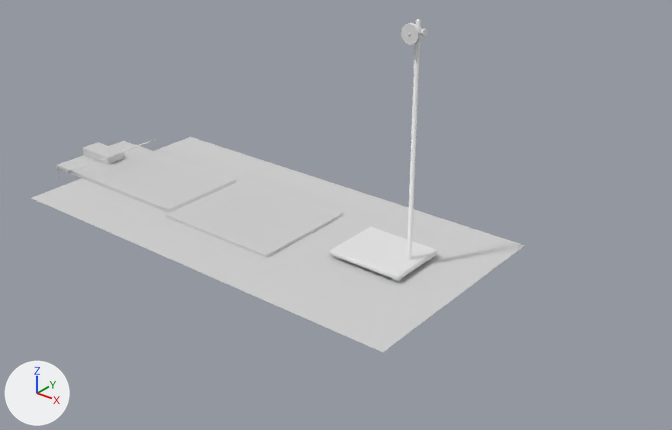
The COLLADA model models/ph-mpd-fcm/prod/ph-mpd-fcm.dae: old version first, new version second.
Rendered twice from a 50 mm camera at (25.3, -26.7, 18.0) aimed at (3.9, 0.1, 1.4). Lighting does not change. The marker at lower left points along +X, +Y and +Z. Where no turn or scale is listed for an object, it has been applied to the vertices.

Objects in the first picture: 'slopingSurface', 'slopingSurfaceFixture', 'support', 'tableTop'.
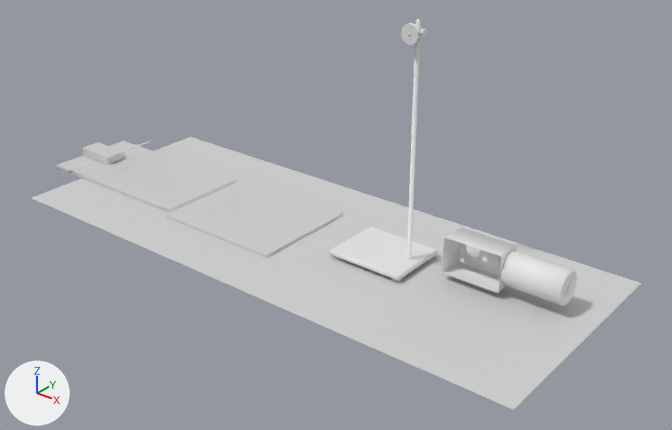
What changed in the scene script:
```text
Change me_plane:
    where me_plane.from_pydata(...)  # 4 vertices, 2 faces; spans x -10.0..10.0, y -5.0..5.0, z 0.0
    used by ob_tabletop; location = (0.0, 0.0, 0.0)
    me_plane part 1
    me_plane.vertices[1].co: (10.0, -5.0, 0.0) -> (15.0, -5.0, 0.0)  # pixel (382, 352) -> pixel (513, 409)
    me_plane.vertices[3].co: (10.0, 5.0, 0.0) -> (15.0, 5.0, 0.0)  # pixel (525, 245) -> pixel (641, 283)
Add me_cube_003:
    me_cube_003.from_pydata(...)  # 102 vertices, 126 faces; spans x -1.23..1.23, y -0.63..0.49, z -0.77..0.77
Add me_cylinder_003:
    me_cylinder_003.from_pydata(...)  # 144 vertices, 284 faces; spans x -1.32..1.18, y -0.66..0.66, z -0.66..0.66
Add ob_cube:
    ob_cube = bpy.data.objects.new('Cube', me_cube_003)
    ob_cube.location = (10.09, 1.06, 1.07)
Add ob_cylinder:
    ob_cylinder = bpy.data.objects.new('Cylinder', me_cylinder_003)
    ob_cylinder.location = (12.65, 1.13, 1.07)
```

Pixel boxes (x1, y1, x2, y2) of what changed, in the pictures (672 x 430 px):
'tableTop', reshaped (23% wider, 27% taller): before (32, 137, 525, 352); after (32, 137, 641, 410)
'Cube', added: after (442, 228, 516, 293)
'Cylinder', added: after (501, 251, 577, 306)
